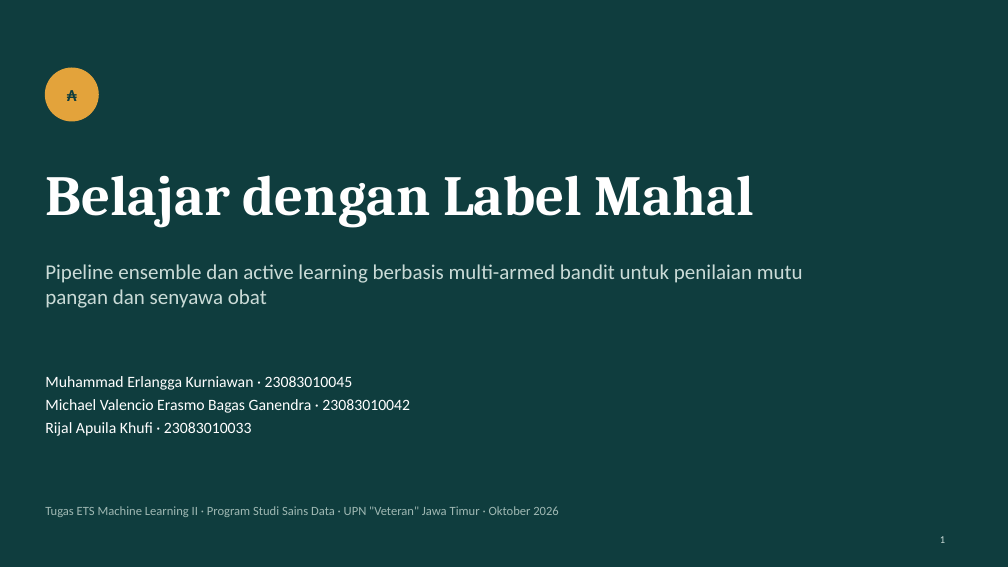
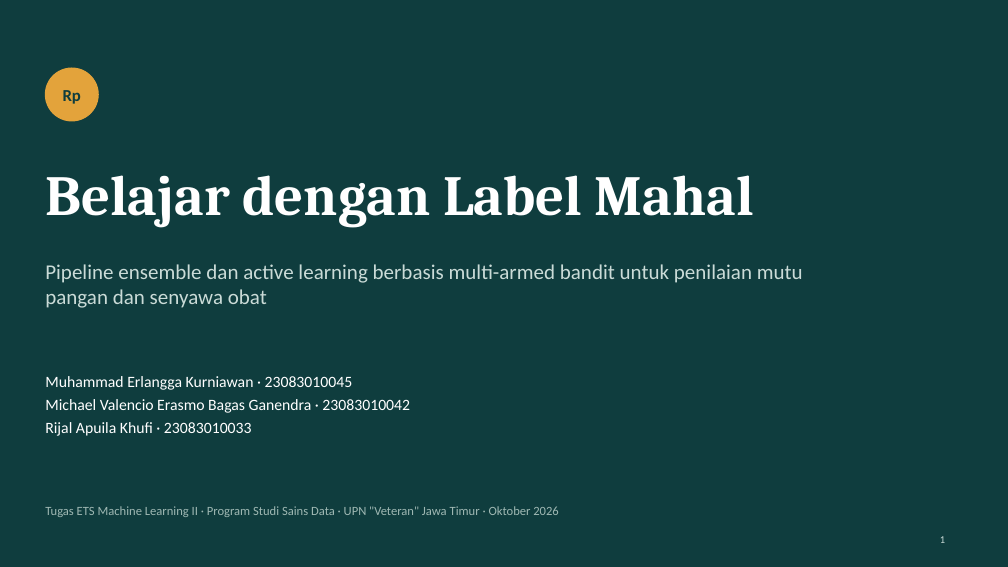
Before and after one commit to MuhammadErlanggaKurniawan/ets-ml2-kelompok, a slide deck: slide 1 of deck/ETS_ML2_Belajar_dengan_Label_Mahal.pptx. Drawn at 1008x567 pixels with LibreOffice and Linux fonts; fonts in the diff are those of the drawing. Boxes give left, top, right and bottom in pixels: in the first picture for what was removed or moved away, otherwise in the second. Text is boxed around its words. In the diff, an @@ line names an element or a change of style, - is before the commit and + after.

Commit message:
fix(deck): image charts for Google Slides and text fixes from visual QA

```diff
--- a/deck/ETS_ML2_Belajar_dengan_Label_Mahal.pptx
+++ b/deck/ETS_ML2_Belajar_dengan_Label_Mahal.pptx
@@ text at <box>63,90,81,104</box>: text changed @@
-₳
+Rp
```
Also in this commit, not shown: 11 other slides changed, 11 other files.
